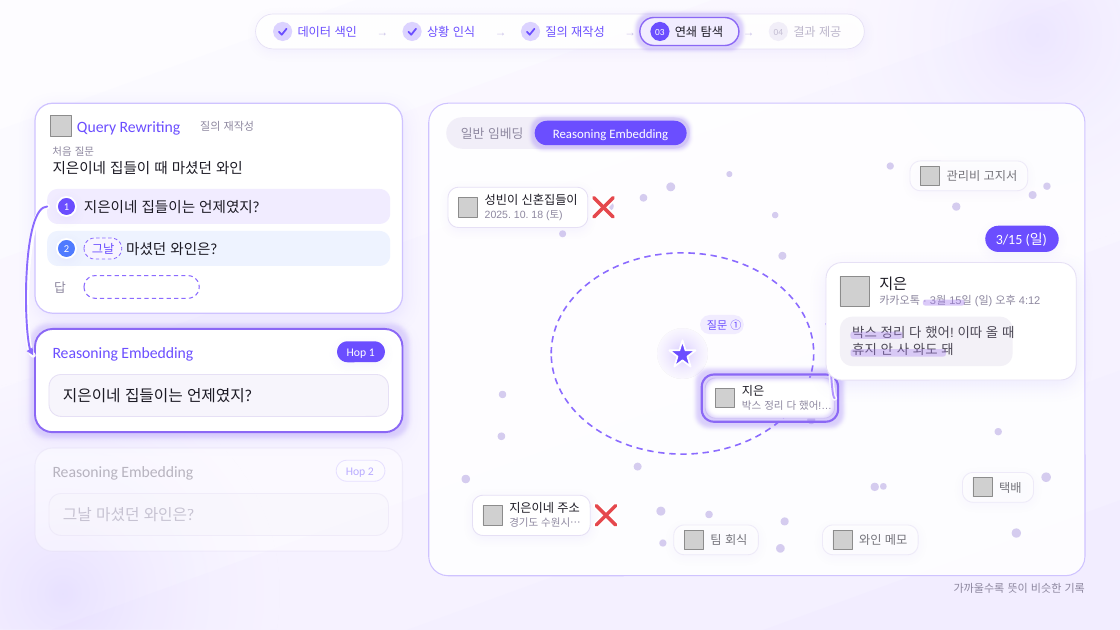
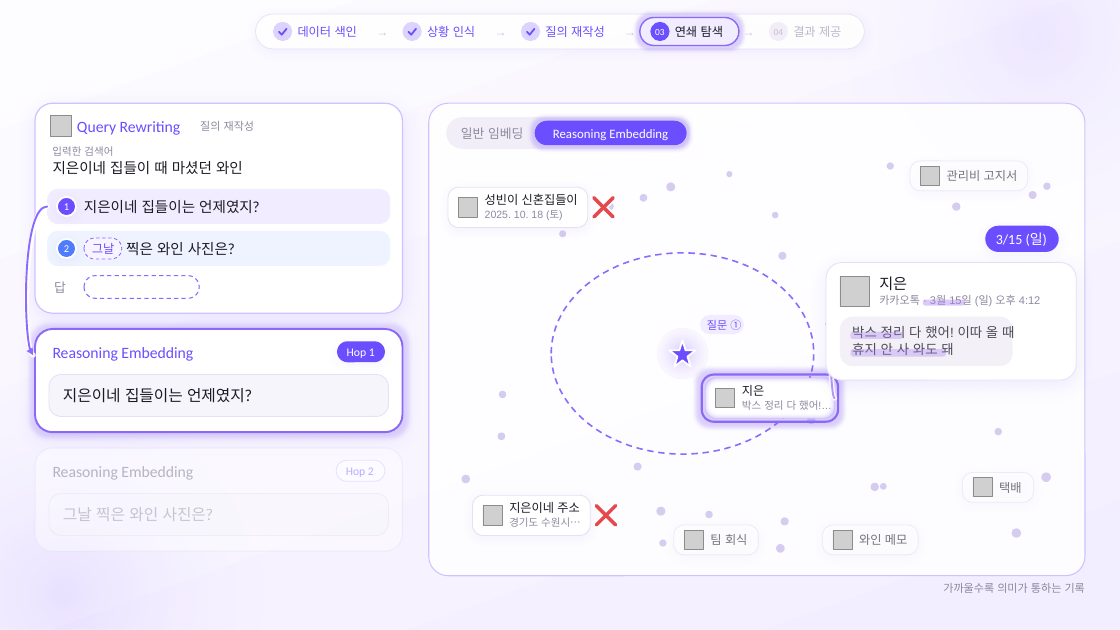
Before and after one commit to SB-Jo/t3, a slide deck: slide 15 of weave/결선준비/09_HowItWorks/HowItWorks_Argon.pptx (slide 13 before the commit). Drawn at 1120x630 pixels with LibreOffice and Linux fonts; fonts in the diff are those of the drawing; grey boxes stand for pictures. Boxes give left, top, right and bottom in pixels: in the first picture for what was removed or moved away, otherwise in the second. Text is boxed around its words. In the diff, an @@ line names an element or a change of style, - is before the commit and + after.

```diff
--- a/weave/결선준비/09_HowItWorks/HowItWorks_Argon.pptx
+++ b/weave/결선준비/09_HowItWorks/HowItWorks_Argon.pptx
@@ text at (x1=52, y1=146, x2=113, y2=156): text changed @@
-처음 질문
+입력한 검색어
@@ text at (x1=126, y1=242, x2=235, y2=255): text changed @@
-마셨던 와인은?
+찍은 와인 사진은?
@@ text at (x1=63, y1=507, x2=213, y2=521): text changed @@
-그날 마셨던 와인은?
+그날 찍은 와인 사진은?
@@ text at (x1=943, y1=583, x2=1085, y2=593): text changed @@
-가까울수록 뜻이 비슷한 기록
+가까울수록 의미가 통하는 기록
```
Also in this commit, not shown: 8 other slides changed, 2 slides added, 25 other files.
